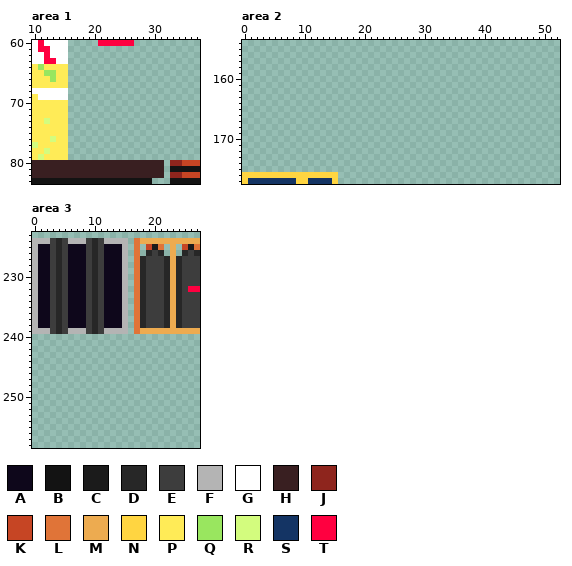
Pixel-art file, stored at assets/spritesheet.aseprite. The picture above is the old version.
320x320 pixels, 1 frame. Colours within 5 levels of each other are drawn and written as one. Shown: area 1: x 10..37, y 60..83; area 2: x 0..52, y 154..177; area 3: x 0..27, y 223..258. The commit also changed other parts of the picture, which this record leaves out.
Palette (. is transparent): A #0e071b  B #131313  C #1b1b1b  D #272727  E #3d3d3d  F #b4b4b4  G #ffffff  H #391f21  J #8e251d  K #c64524  L #e07438  M #edab50  N #ffd541  P #ffeb57  Q #99e65f  R #d3fc7e  S #143464  T #ff0040
Pixels before, area 1, first column x 10:
60 GTGGGG.....TTTTTT...........
61 GTTGGG......................
62 GGTGGG......................
63 GGTTGG......................
64 PQPPPP......................
65 PPQQPP......................
66 PPPQPP......................
67 PPPPPP......................
68 GGGGGG......................
69 PGGGGG......................
70 PPPPPP......................
71 PPPPPP......................
72 PPPPPP......................
73 PPRPPP......................
74 PPPPPP......................
75 PPPPPP......................
76 PPPRPP......................
77 RPPPPP......................
78 PPRPPP......................
79 PRPPPP......................
80 HHHHHHHHHHHHHHHHHHHHHH.JJKKK
81 HHHHHHHHHHHHHHHHHHHHHH.BBBBB
82 HHHHHHHHHHHHHHHHHHHHHH.JJKKK
83 BBBBBBBBBBBBBBBBBBBB...BBBBB
Pixels before, area 2, first column x 0:
176 NNNNNNNNNNNNNNNN
177 NSSSSSSSSNNSSSSN
Pixels before, area 3, first column x 0:
224 FFFEDEFFFEDEFFFF.LMMMMMMMMMM
225 FAAEDEAAAEDEAAAF.L.KCL.M.KCL
226 FAAEDEAAAEDEAAAF.L.DED.M.DED
227 FAAEDEAAAEDEAAAF.LDEEEDMDEEE
228 FAAEDEAAAEDEAAAF.LDEEEDMDEEE
229 FAAEDEAAAEDEAAAF.LDEEEDMDEEE
230 FAAEDEAAAEDEAAAF.LDEEEDMDEEE
231 FAAEDEAAAEDEAAAF.LDEEEDMDEEE
232 FAAEDEAAAEDEAAAF.LDEEEDMDETT
233 FAAEDEAAAEDEAAAF.LDEEEDMDEEE
234 FAAEDEAAAEDEAAAF.LDEEEDMDEEE
235 FAAEDEAAAEDEAAAF.LDEEEDMDEEE
236 FAAEDEAAAEDEAAAF.LDEEEDMDEEE
237 FAAEDEAAAEDEAAAF.LDEEEDMDEEE
238 FAAEDEAAAEDEAAAF.LDEEEDMDEEE
239 FFFEDEFFFEDEFFFF.LMMMMMMMMMM
The same view after the edit:
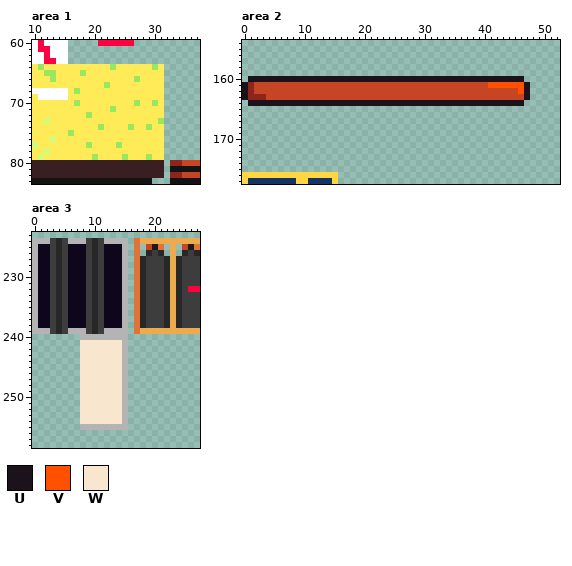
Colours new in this view: U #1c121c  V #ff5000  W #f9e6cf
What changed:
Area 1:
y 64: x 16..31 ................ -> PPPPPPPQPPPPPPQP
y 65: x 16..31 ................ -> PPQPPPPPPPPPPPPP
y 66: x 16..31 ................ -> PPPPPPPPPPPQPPPP
y 67: x 16..31 ................ -> PPPPPPQPPPPPPPPP
y 68: x 16..31 ................ -> PQPPPPPPPPPPPPPP
y 69: x 16..31 ................ -> PPPPPPPPPPPPPPPP
y 70: x 16..31 ................ -> PQPPPPPPPPPQPPQP
y 71: x 16..31 ................ -> PPPPPPPQPPPPPPPP
y 72: x 16..31 ................ -> PPPQPPPPPPPPPPPP
y 73: x 16..31 ................ -> PPPPPPPPPPPPPPPQ
y 74: x 16..31 ................ -> PPPPPQPPPPQPPQPP
y 75: x 16..31 ................ -> QPPPPPPPPPPPPPPP
y 76: x 16..31 ................ -> PPPPPPPPPPPPPPPP
y 77: x 16..31 ................ -> PPPQPPPPQPPPPPPP
y 78: x 16..31 ................ -> PPPPPPPPPPPPPPPP
y 79: x 16..31 ................ -> PPPPQPPPPQPPPQPP
Area 2:
y 160: x 1..46 .............................................. -> UUUUUUUUUUUUUUUUUUUUUUUUUUUUUUUUUUUUUUUUUUUUUU
y 161: x 0..47 ................................................ -> UJKKKKKKKKKKKKKKKKKKKKKKKKKKKKKKKKKKKKKKKVVVVVVU
y 162: x 0..47 ................................................ -> UJKKKKKKKKKKKKKKKKKKKKKKKKKKKKKKKKKKKKKKKKKKKKVU
y 163: x 0..47 ................................................ -> UJJJKKKKKKKKKKKKKKKKKKKKKKKKKKKKKKKKKKKKKKKKKKKU
y 164: x 1..46 .............................................. -> UUUUUUUUUUUUUUUUUUUUUUUUUUUUUUUUUUUUUUUUUUUUUU
Area 3:
y 240: x 8..15 ........ -> FFFFFFFF
y 241..254: x 8..15 ........ -> WWWWWWWF
y 255: x 8..15 ........ -> FFFFFFFF
Where, in picture pixels (left, top, right, bottom), the same in both pictures:
added: (68, 64, 164, 160)
added: (242, 76, 530, 106)
added: (80, 334, 128, 430)
